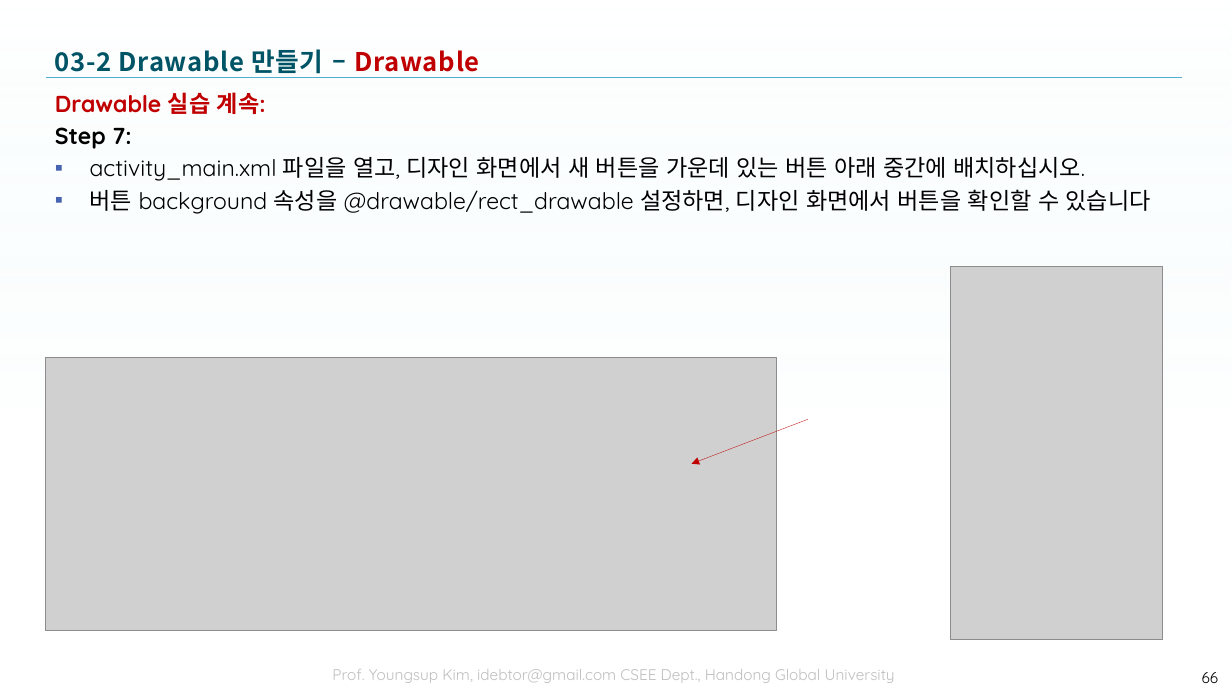
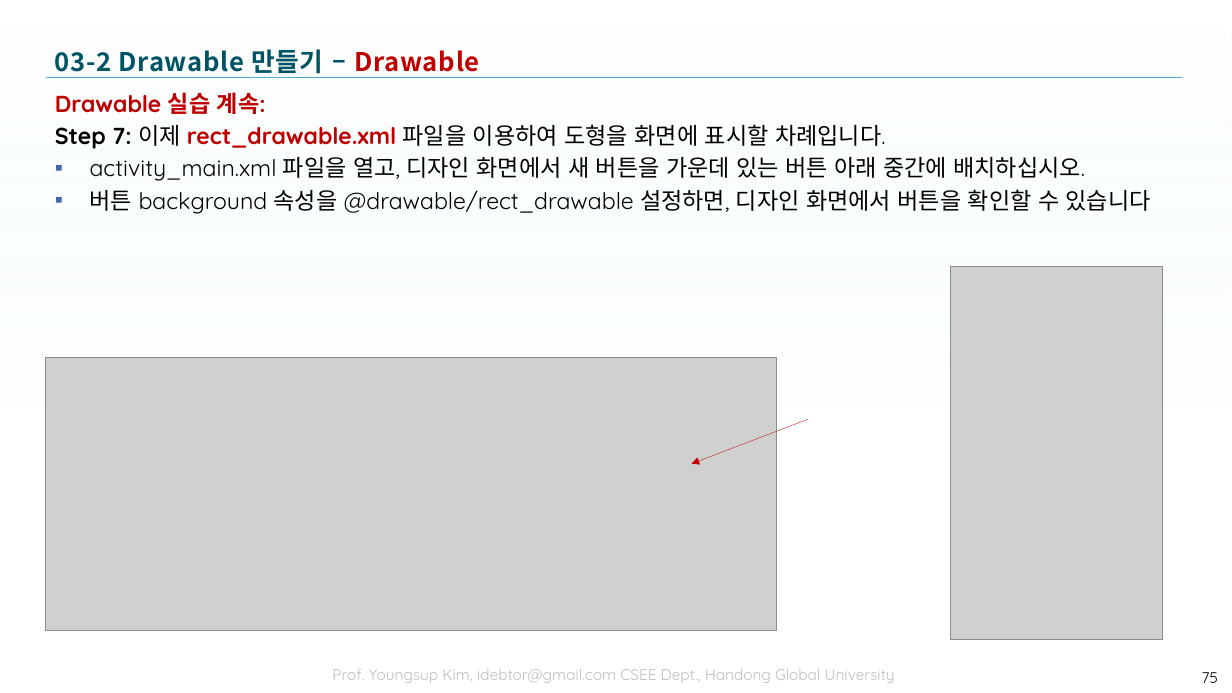
Before and after one commit to tae7841/HuStarAS, a slide deck: slide 75 of ppts/03Widget.pptx (slide 66 before the commit). Drawn at 1232x693 pixels with LibreOffice and Linux fonts; fonts in the diff are those of the drawing; grey boxes stand for pictures; background and template pictures are left out. Boxes give left, top, right and bottom in pixels: in the first picture for what was removed or moved away, otherwise in the second. Text is boxed around its words. In the diff, an @@ line names an element or a change of style, - is before the commit and + after.

```diff
--- a/ppts/03Widget.pptx
+++ b/ppts/03Widget.pptx
@@ text at <box>55,124,885,149</box>: text changed; bold off @@
-Step 7:
+Step 7: 이제 rect_drawable.xml 파일을 이용하여 도형을 화면에 표시할 차례입니다.
@@ page number at <box>1202,672,1218,683</box>: text changed @@
-66
+75
```
Also in this commit, not shown: 24 other slides changed, 15 slides added, 8 slides removed.
